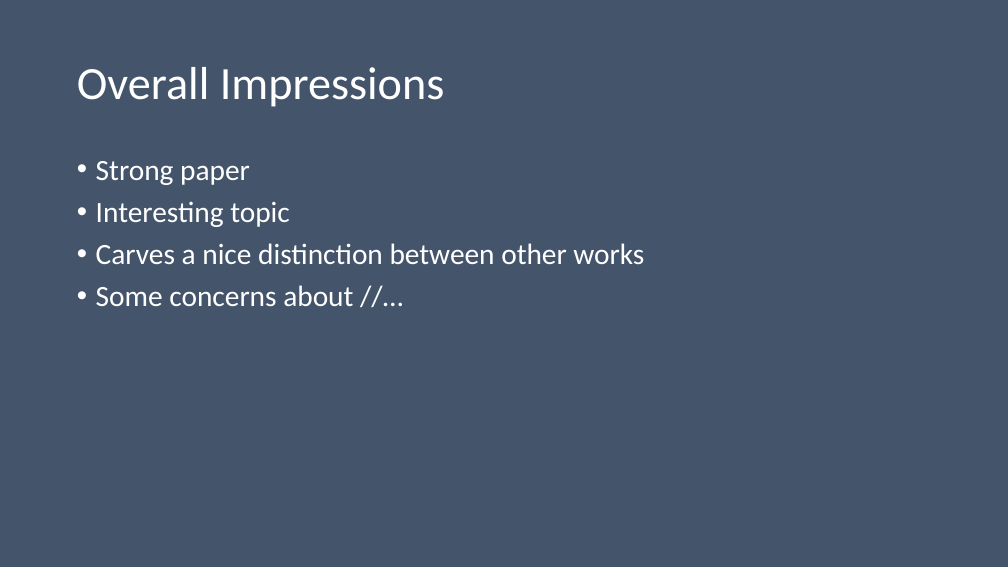
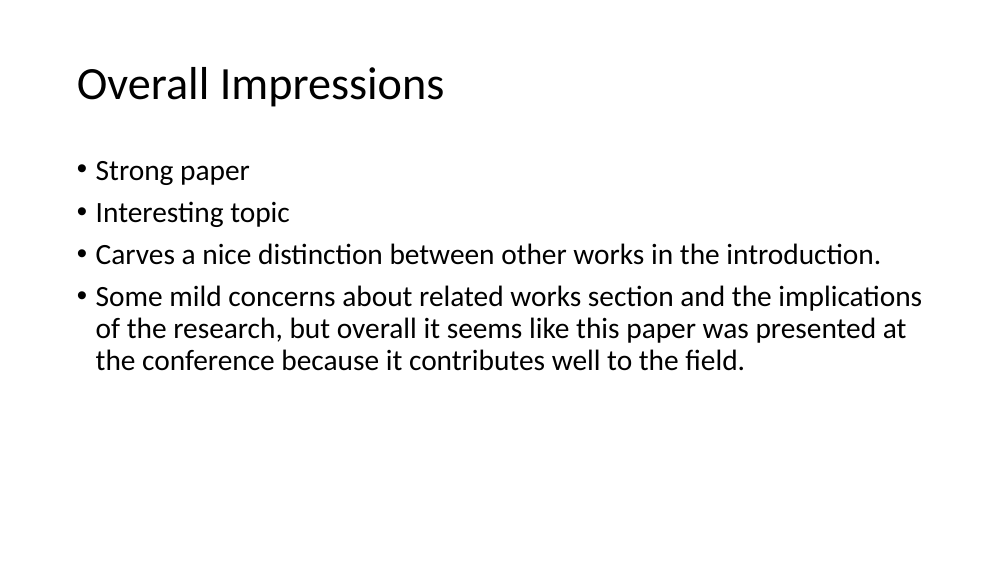
Before and after one commit to kensekense/unige, a slide deck: slide 19 of research_design/assignment1/Presentation_Ning_Tien-Tso.pptx (slide 16 before the commit). Drawn at 1008x567 pixels with LibreOffice and Linux fonts; fonts in the diff are those of the drawing. Boxes give left, top, right and bottom in pixels: in the first picture for what was removed or moved away, otherwise in the second. Text is boxed around its words. In the diff, an @@ line names an element or a change of style, - is before the commit and + after.

```diff
--- a/research_design/assignment1/Presentation_Ning_Tien-Tso.pptx
+++ b/research_design/assignment1/Presentation_Ning_Tien-Tso.pptx
@@ background #44546A to #FFFFFF @@
@@ title "Overall Impressions" at [77, 67, 445, 107]: text colour #FFFFFF to #000000 @@
@@ text at [96, 161, 290, 227]: text colour #FFFFFF to #000000 in "Strong paper", "Interesting topic" @@
@@ text at [96, 243, 922, 371]: text changed; text colour #FFFFFF to #000000 @@
-• Carves a nice distinction between other works
-• Some concerns about //…
+• Carves a nice distinction between other works in the introduction.
+• Some mild concerns about related works section and the implications of the research, but overall it seems like this paper was presented at the conference because it contributes well to the field.
```
Also in this commit, not shown: 9 other slides changed, 5 slides added, 2 slides removed, 1 other file.
